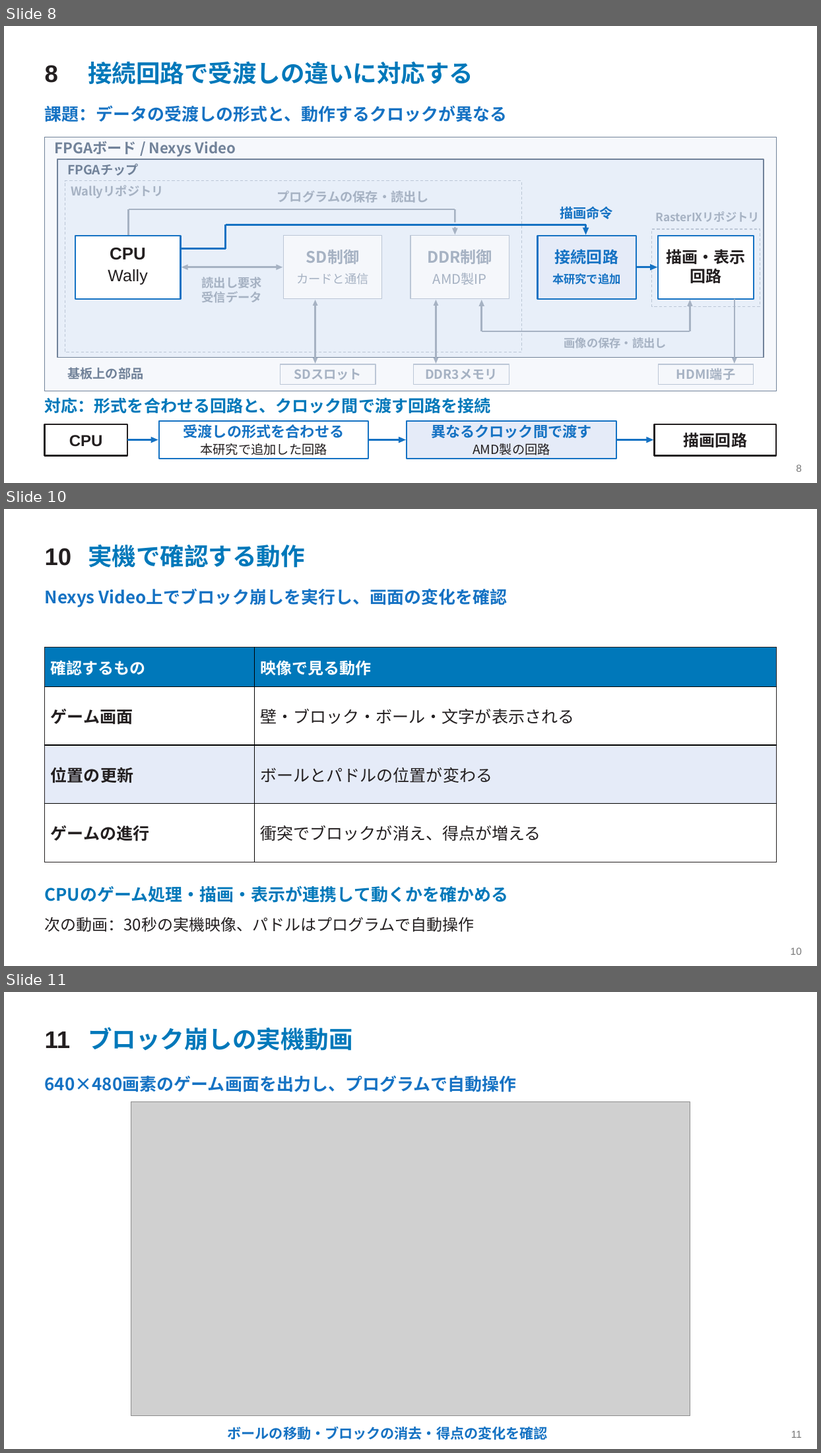
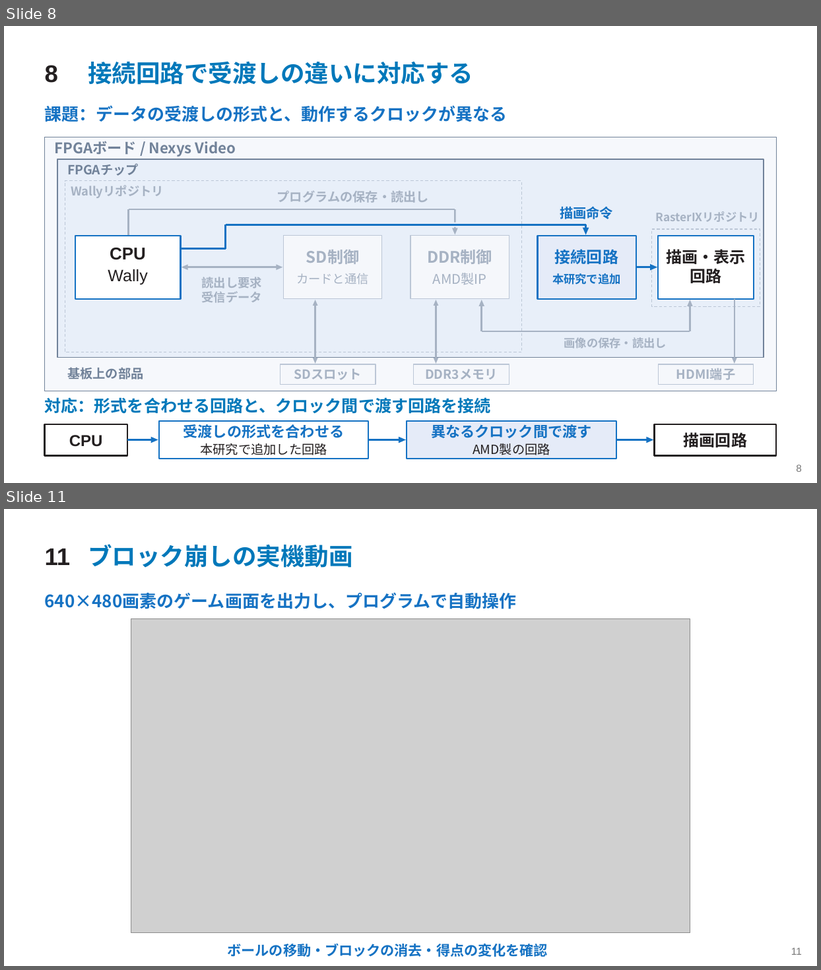
Before and after one commit to SoshiroFujimori/wally-game-console-research, a slide deck: docs/presentation/中間発表_主要事項.pptx. Shown one above the other, each under a label of ours: slides 8, 10 and 11 before the commit, slides 8 and 11 after it; the slides between them are not shown. The pictures are 821x1453 and 821x970 pixels, drawn with LibreOffice and Linux fonts; fonts in the diff are those of the drawing; grey boxes stand for pictures. Boxes give left, top, right and bottom in pixels: in the first picture for what was removed or moved away, otherwise in the second. Text is boxed around its words. In the diff, an @@ line names an element or a change of style, - is before the commit and + after.

```diff
--- a/docs/presentation/中間発表_主要事項.pptx
+++ b/docs/presentation/中間発表_主要事項.pptx
@@ slide 10 removed at <box>4,509,817,966</box>, background #FFFFFF @@
@@ text removed at <box>45,548,72,566</box> @@
-10
@@ text removed at <box>88,545,305,568</box> @@
-実機で確認する動作
@@ text removed at <box>45,588,507,607</box> @@
-Nexys Video上でブロック崩しを実行し、画面の変化を確認
@@ table removed at <box>45,648,777,862</box>, 4 rows, 2 columns @@
-確認するもの | 映像で見る動作
-ゲーム画面 | 壁・ブロック・ボール・文字が表示される
-位置の更新 | ボールとパドルの位置が変わる
-ゲームの進行 | 衝突でブロックが消え、得点が増える
@@ text removed at <box>45,886,509,903</box> @@
-CPUのゲーム処理・描画・表示が連携して動くかを確かめる
@@ text removed at <box>45,918,475,932</box> @@
-次の動画：30秒の実機映像、パドルはプログラムで自動操作
@@ text removed at <box>791,948,802,955</box> @@
-10
```
Also in this commit, not shown: 9 slides changed, 3 slides added, 2 other slides removed, 23 other files.
